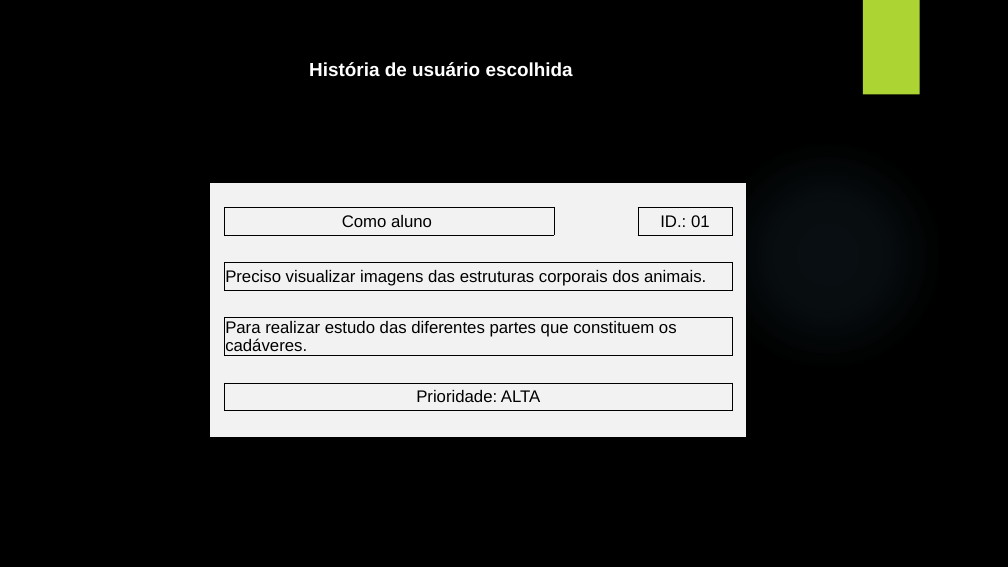
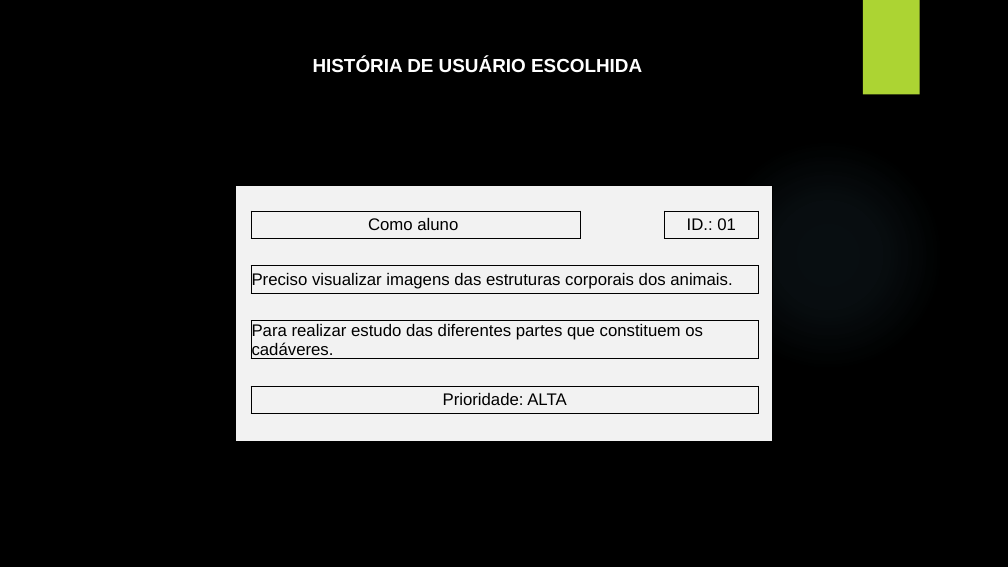
Before and after one commit to wagneramelo/tisAtlas, a slide deck: slide 3 of Documentos/Segunda apresentação TIS .pptx. Drawn at 1008x567 pixels with LibreOffice and Linux fonts; fonts in the diff are those of the drawing; background and template pictures are left out. Boxes give left, top, right and bottom in pixels: in the first picture for what was removed or moved away, otherwise in the second. Text is boxed around its words. In the diff, an @@ line names an element or a change of style, - is before the commit and + after.

```diff
--- a/Documentos/Segunda apresentação TIS .pptx
+++ b/Documentos/Segunda apresentação TIS .pptx
@@ text at (313, 57, 642, 73): text changed @@
-História de usuário escolhida
+HISTÓRIA DE USUÁRIO ESCOLHIDA
@@ table: place and size @@
-table at (209, 182, 746, 441)
+table at (235, 185, 773, 444)
```
Also in this commit, not shown: 2 other slides changed, 3 slides added, 4 slides removed, 34 other files.
